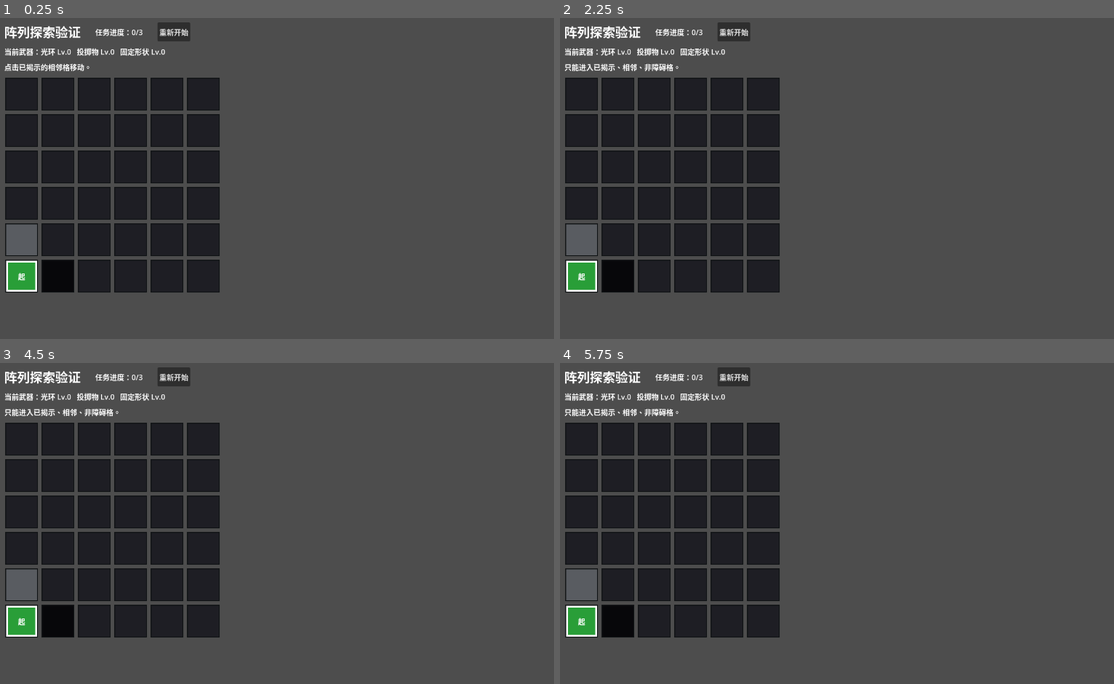
Above: before the commit, frames 1-4 (two rows, left to right).
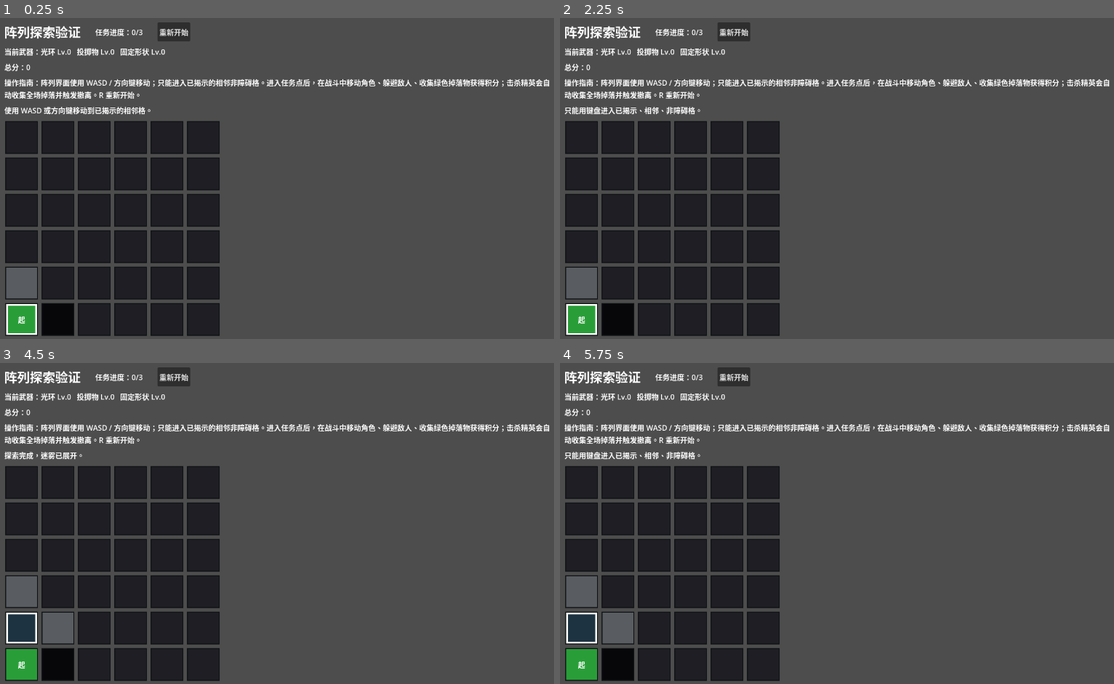
Above: after the commit, the same moments.

Repository: Ri0n72Y/tv-survivor
Game: Godot game, scene res://scenes/main/Main.tscn
Same seed, same stepped clock (60 frames per second), same inputs: the game is played once before the commit and once after it.
Inputs (mouse positions are in pixels of both pictures, inside the frame that each line leads up to):
- Up to frame 1 (0.25 s): no input
- Up to frame 2 (2.25 s): click "重新开始" at 0.5 s; click "重新开始" at 1.25 s; tap Enter at 2 s; move the mouse to (582, 95) at 2.02 s; hold D from 2.03 s (still down); hold R from 2.03 s (still down); click (582, 95) at 2.17 s
- Up to frame 3 (4.5 s): tap Space at 2.75, 4.25 s; move the mouse to (55, 440) at 2.77 s; release D at 2.78 s; release R at 2.78 s; hold S 2.78-3.53 s; tap R at 2.85, 4.35 s; click (55, 440) at 2.92 s; tap Enter at 3.5 s; move the mouse to (94, 440) at 3.52 s; hold D 3.53-4.28 s; hold R 3.53-4.28 s; click (94, 440) at 3.67 s; move the mouse to (132, 440) at 4.27 s; hold W from 4.28 s (still down); click (132, 440) at 4.42 s
- Up to frame 4 (5.75 s): tap Enter at 5 s; move the mouse to (726, 440) at 5.02 s; release W at 5.03 s; hold A from 5.03 s (still down); hold R from 5.03 s (still down); click (726, 440) at 5.17 s

The runs differ from the first frame. In frame 1, 15% of the frame differs, in the area x 0-100%, y 14-100%; in frame 2, 15%; in frame 3, 14%; in frame 4, 14%.

Commit message:
Tie battle difficulty to weapon levels and add guide

Diff:
--- a/scenes/battle/BattleScene.gd
+++ b/scenes/battle/BattleScene.gd
@@ -8,6 +8,7 @@
 const PLAYER_SCENE := preload("res://scenes/battle/PlayerAvatar.tscn")
 const HUD_SCENE := preload("res://scenes/ui/BattleHud.tscn")
 const WEAPON_MANAGER_SCENE := preload("res://scenes/weapons/WeaponManager.tscn")
+const COLLECTIBLE_DROP_SCENE := preload("res://scenes/battle/CollectibleDrop.gd")
 
 var signal_center := Vector2(640, 360)
 var player: PlayerAvatar
@@ -16,13 +17,19 @@
 var spawner: EnemySpawner
 var weapon_manager: WeaponManager
 var enemies: Array = []
-var remaining_time := Constants.BATTLE_DURATION
+var drops: Array = []
+var task_time_left := Constants.TASK_DURATION
+var extraction_time_left := Constants.EXTRACTION_COUNTDOWN
+var extraction_active := false
 var finished := false
+var difficulty_level := 0
 
 func _ready() -> void:
 	_build_scene()
 	sync_controller.setup(RunState.next_battle_initial_sync)
+	_update_difficulty()
 	spawner.start()
+	_update_hud()
 
 func _process(delta: float) -> void:
 	if finished:
@@ -34,13 +41,19 @@
 		# Debug-only escape hatch for fast editor iteration; not part of formal win/loss flow.
 		_finish(false)
 		return
-	remaining_time = maxf(0.0, remaining_time - delta)
 	_update_sync(delta)
+	if extraction_active:
+		extraction_time_left = maxf(0.0, extraction_time_left - delta)
+		if extraction_time_left <= 0.0:
+			_finish(true)
+	else:
+		task_time_left = maxf(0.0, task_time_left - delta)
+		_update_difficulty()
+		if task_time_left <= 0.0:
+			_start_extraction()
 	_update_hud()
 	if sync_controller.sync_rate <= 0.0:
 		_finish(false)
-	elif remaining_time <= 0.0:
-		_finish(true)
 
 func _build_scene() -> void:
 	var background := ColorRect.new()
@@ -64,6 +77,18 @@
 	hud = HUD_SCENE.instantiate()
 	add_child(hud)
 
+func _update_difficulty() -> void:
+	var elapsed := Constants.TASK_DURATION - task_time_left
+	var time_level := int(floor(elapsed / Constants.DIFFICULTY_STEP_SECONDS))
+	var weapon_level_sum := _get_weapon_level_sum()
+	var next_level := time_level + weapon_level_sum
+	if next_level != difficulty_level:
+		difficulty_level = next_level
+		spawner.set_difficulty(difficulty_level)
+
+func _get_weapon_level_sum() -> int:
+	return int(RunState.weapons["aura"]) + int(RunState.weapons["projectile"]) + int(RunState.weapons["shape"])
+
 func _update_sync(delta: float) -> void:
 	var distance := player.global_position.distance_to(signal_center)
 	sync_controller.update(delta, distance)
@@ -78,8 +103,9 @@
 		if is_instance_valid(enemy) and enemy is EliteEnemy:
 			elite_ratio = enemy.get_hp_ratio()
 			break
+	var phase_text := "撤离倒计时：%.1f" % extraction_time_left if extraction_active else "任务剩余：%.1f  难度：%d（武器等级和：%d）" % [task_time_left, difficulty_level, _get_weapon_level_sum()]
 	if hud.has_method("update_hud"):
-		hud.update_hud(sync_controller.sync_rate, sync_controller.signal_text, remaining_time, RunState.weapons, elite_ratio)
+		hud.update_hud(sync_controller.sync_rate, sync_controller.signal_text, phase_text, RunState.weapons, elite_ratio, RunState.total_score)
 
 func _on_enemy_spawned(enemy: Node) -> void:
 	enemies.append(enemy)
@@ -87,7 +113,37 @@
 	enemy.damaged_player.connect(_on_player_damaged)
 
 func _on_enemy_died(enemy: Node) -> void:
+	var is_elite := enemy is EliteEnemy
+	RunState.total_score += Constants.SCORE_ELITE_KILL if is_elite else Constants.SCORE_SMALL_KILL
+	_spawn_drop(enemy.global_position, Constants.SCORE_ELITE_DROP if is_elite else Constants.SCORE_SMALL_DROP)
 	enemies.erase(enemy)
+	if is_elite:
+		_collect_all_drops()
+		_start_extraction()
+
+func _spawn_drop(drop_position: Vector2, points: int) -> void:
+	var drop := COLLECTIBLE_DROP_SCENE.new()
+	drop.global_position = drop_position
+	add_child(drop)
+	drop.setup(points, player)
+	drop.collected.connect(_on_drop_collected)
+	drops.append(drop)
+
+func _on_drop_collected(drop: Node, points: int) -> void:
+	drops.erase(drop)
+	RunState.total_score += points
+
+func _collect_all_drops() -> void:
+	for drop in drops.duplicate():
+		if is_instance_valid(drop) and drop.has_method("collect"):
+			drop.collect()
+
+func _start_extraction() -> void:
+	if extraction_active:
+		return
+	extraction_active = true
+	extraction_time_left = Constants.EXTRACTION_COUNTDOWN
+	spawner.stop()
 
 func _on_player_damaged(amount: float) -> void:
 	sync_controller.apply_damage(amount)
--- /dev/null
+++ b/scenes/battle/CollectibleDrop.gd
@@ -0,0 +1,32 @@
+extends Node2D
+class_name CollectibleDrop
+
+signal collected(drop: Node, points: int)
+
+const Constants = preload("res://scripts/core/Constants.gd")
+
+var points := 0
+var player: Node2D
+var radius := 8.0
+var pulse_time := 0.0
+
+func setup(drop_points: int, target_player: Node2D) -> void:
+	points = drop_points
+	player = target_player
+
+func _process(delta: float) -> void:
+	pulse_time += delta
+	if is_instance_valid(player) and global_position.distance_to(player.global_position) <= Constants.COLLECTIBLE_PICKUP_RADIUS:
+		collect()
+	queue_redraw()
+
+func collect() -> void:
+	if not is_inside_tree():
+		return
+	collected.emit(self, points)
+	queue_free()
+
+func _draw() -> void:
+	var pulse := 1.0 + sin(pulse_time * 6.0) * 0.18
+	draw_circle(Vector2.ZERO, radius * pulse, Color(0.2, 0.95, 0.55))
+	draw_arc(Vector2.ZERO, (radius + 4.0) * pulse, 0.0, TAU, 28, Color(0.85, 1.0, 0.45), 2.0)
--- a/scenes/enemies/EliteEnemy.gd
+++ b/scenes/enemies/EliteEnemy.gd
@@ -26,6 +26,14 @@
 			damaged_player.emit(damage)
 	queue_redraw()
 
+func apply_difficulty(level: int) -> void:
+	var safe_level := maxi(0, level)
+	var hp_multiplier := 1.0 + float(safe_level) * Constants.ENEMY_DIFFICULTY_HP_MULTIPLIER
+	var speed_multiplier := 1.0 + float(safe_level) * Constants.ENEMY_DIFFICULTY_SPEED_MULTIPLIER
+	max_hp *= hp_multiplier
+	hp = max_hp
+	speed *= speed_multiplier
+
 func take_damage(amount: float) -> void:
 	hp -= amount
 	if hp <= 0.0:
--- a/scenes/enemies/SmallEnemy.gd
+++ b/scenes/enemies/SmallEnemy.gd
@@ -26,6 +26,14 @@
 			damaged_player.emit(damage)
 	queue_redraw()
 
+func apply_difficulty(level: int) -> void:
+	var safe_level := maxi(0, level)
+	var hp_multiplier := 1.0 + float(safe_level) * Constants.ENEMY_DIFFICULTY_HP_MULTIPLIER
+	var speed_multiplier := 1.0 + float(safe_level) * Constants.ENEMY_DIFFICULTY_SPEED_MULTIPLIER
+	max_hp *= hp_multiplier
+	hp = max_hp
+	speed *= speed_multiplier
+
 func take_damage(amount: float) -> void:
 	hp -= amount
 	if hp <= 0.0:
--- a/scenes/grid/GridCellView.gd
+++ b/scenes/grid/GridCellView.gd
@@ -1,6 +1,4 @@
 extends Control
-
-signal cell_clicked(cell_pos: Vector2i)
 
 var cell_data: Dictionary = {}
 var cell_pos: Vector2i = Vector2i.ZERO
@@ -8,7 +6,7 @@
 var mark_label: Label
 
 func _ready() -> void:
-	mouse_filter = Control.MOUSE_FILTER_STOP
+	mouse_filter = Control.MOUSE_FILTER_IGNORE
 	mark_label = Label.new()
 	mark_label.horizontal_alignment = HORIZONTAL_ALIGNMENT_CENTER
 	mark_label.vertical_alignment = VERTICAL_ALIGNMENT_CENTER
@@ -22,10 +20,6 @@
 	is_player_here = player_here
 	_update_label()
 	queue_redraw()
-
-func _gui_input(event: InputEvent) -> void:
-	if event is InputEventMouseButton and event.pressed and event.button_index == MOUSE_BUTTON_LEFT:
-		cell_clicked.emit(cell_pos)
 
 func _draw() -> void:
 	var rect := Rect2(Vector2.ZERO, size)
--- a/scenes/grid/GridScene.gd
+++ b/scenes/grid/GridScene.gd
@@ -9,6 +9,8 @@
 var title_label: Label
 var progress_label: Label
 var weapon_label: Label
+var score_label: Label
+var guide_label: Label
 var message_label: Label
 var grid_container: GridContainer
 var victory_panel: Panel
@@ -75,8 +77,16 @@
 	weapon_label = Label.new()
 	root.add_child(weapon_label)
 
+	score_label = Label.new()
+	root.add_child(score_label)
+
+	guide_label = Label.new()
+	guide_label.autowrap_mode = TextServer.AUTOWRAP_WORD_SMART
+	guide_label.text = "操作指南：阵列界面使用 WASD / 方向键移动；只能进入已揭示的相邻非障碍格。进入任务点后，在战斗中移动角色、躲避敌人、收集绿色掉落物获得积分；击杀精英会自动收集全场掉落并触发撤离。R 重新开始。"
+	root.add_child(guide_label)
+
 	message_label = Label.new()
-	message_label.text = "点击已揭示的相邻格移动。"
+	message_label.text = "使用 WASD 或方向键移动到已揭示的相邻格。"
 	root.add_child(message_label)
 
 	grid_container = GridContainer.new()
@@ -117,6 +127,7 @@
 func _refresh_labels() -> void:
 	progress_label.text = "任务进度：%d/%d" % [RunState.completed_tasks, RunState.total_tasks]
 	weapon_label.text = "当前武器：光环 Lv.%d   投掷物 Lv.%d   固定形状 Lv.%d" % [RunState.weapons["aura"], RunState.weapons["projectile"], RunState.weapons["shape"]]
+	score_label.text = "总分：%d" % RunState.total_score
 
 func _refresh_grid() -> void:
 	for child in grid_container.get_children():
@@ -127,7 +138,6 @@
 			var pos := Vector2i(x, y)
 			var view := CELL_SCENE.instantiate()
 			grid_container.add_child(view)
-			view.cell_clicked.connect(_on_cell_clicked)
 			view.setup(RunState.grid_data[y][x], pos, pos == RunState.player_grid_pos)
 			cells.append(view)
 
@@ -139,11 +149,31 @@
 		var detail := victory_panel.get_node("VictoryBox/VictoryDetail") as Label
 		detail.text = "你完成了 3 个任务点。构筑：光环 Lv.%d / 投掷物 Lv.%d / 固定形状 Lv.%d" % [RunState.weapons["aura"], RunState.weapons["projectile"], RunState.weapons["shape"]]
 
-func _on_cell_clicked(pos: Vector2i) -> void:
+func _input(event: InputEvent) -> void:
 	if RunState.completed_tasks >= RunState.total_tasks:
 		return
+	if not (event is InputEventKey) or not event.pressed or event.echo:
+		return
+	var direction := Vector2i.ZERO
+	match event.keycode:
+		KEY_W, KEY_UP:
+			direction = Vector2i.UP
+		KEY_S, KEY_DOWN:
+			direction = Vector2i.DOWN
+		KEY_A, KEY_LEFT:
+			direction = Vector2i.LEFT
+		KEY_D, KEY_RIGHT:
+			direction = Vector2i.RIGHT
+		_:
+			return
+	get_viewport().set_input_as_handled()
+	_try_enter_cell(RunState.player_grid_pos + direction)
+
+func _try_enter_cell(pos: Vector2i) -> void:
+	if RunState.completed_tasks >= RunState.total_tasks:
+		return
 	if not _can_enter(pos):
-		message_label.text = "只能进入已揭示、相邻、非障碍格。"
+		message_label.text = "只能用键盘进入已揭示、相邻、非障碍格。"
 		return
 	RunState.previous_grid_pos = RunState.player_grid_pos
 	RunState.player_grid_pos = pos
--- a/scenes/ui/BattleHud.gd
+++ b/scenes/ui/BattleHud.gd
@@ -4,14 +4,16 @@
 var sync_label: Label
 var signal_label: Label
 var time_label: Label
+var score_label: Label
 var weapon_label: Label
 var elite_bar: ProgressBar
 var elite_label: Label
+var guide_label: Label
 
 func _ready() -> void:
 	var panel := Panel.new()
 	panel.position = Vector2(24, 18)
-	panel.size = Vector2(420, 170)
+	panel.size = Vector2(470, 230)
 	add_child(panel)
 	var box := VBoxContainer.new()
 	box.set_anchors_and_offsets_preset(Control.PRESET_FULL_RECT)
@@ -20,6 +22,8 @@
 	box.offset_right = -12
 	box.offset_bottom = -10
 	panel.add_child(box)
+	score_label = Label.new()
+	box.add_child(score_label)
 	sync_label = Label.new()
 	box.add_child(sync_label)
 	sync_bar = ProgressBar.new()
@@ -31,6 +35,10 @@
 	box.add_child(time_label)
 	weapon_label = Label.new()
 	box.add_child(weapon_label)
+	guide_label = Label.new()
+	guide_label.autowrap_mode = TextServer.AUTOWRAP_WORD_SMART
+	guide_label.text = "指南：WASD / 方向键移动；保持同步率，拾取绿色掉落加分；30 秒后撤离，击杀精英会自动收集并提前撤离。"
+	box.add_child(guide_label)
 	elite_label = Label.new()
 	elite_label.text = "精英血量"
 	elite_label.visible = false
@@ -40,7 +48,8 @@
 	elite_bar.visible = false
 	box.add_child(elite_bar)
 
-func update_hud(sync_rate: float, signal_text: String, remaining_time: float, weapons: Dictionary, elite_ratio: float) -> void:
+func update_hud(sync_rate: float, signal_text: String, phase_text: String, weapons: Dictionary, elite_ratio: float, total_score: int) -> void:
+	score_label.text = "总分：%d" % total_score
 	sync_bar.value = sync_rate
 	sync_label.text = "同步率：%.0f / 100" % sync_rate
 	signal_label.text = signal_text
@@ -50,7 +59,7 @@
 		signal_label.add_theme_color_override("font_color", Color(1.0, 0.25, 0.2))
 	else:
 		signal_label.add_theme_color_override("font_color", Color.WHITE)
-	time_label.text = "剩余时间：%.1f" % remaining_time
+	time_label.text = phase_text
 	weapon_label.text = "光环 Lv.%d  投掷物 Lv.%d  固定形状 Lv.%d" % [weapons["aura"], weapons["projectile"], weapons["shape"]]
 	var has_elite := elite_ratio >= 0.0
 	elite_label.visible = has_elite
--- a/scripts/battle/EnemySpawner.gd
+++ b/scripts/battle/EnemySpawner.gd
@@ -16,6 +16,7 @@
 var elite_spawned := false
 var running := false
 var rng := RandomNumberGenerator.new()
+var difficulty_level := 0
 
 func setup(target_player: Node2D, parent: Node, signal_center: Vector2, signal_radius: float) -> void:
 	player = target_player
@@ -33,12 +34,16 @@
 func stop() -> void:
 	running = false
 
+func set_difficulty(level: int) -> void:
+	difficulty_level = maxi(0, level)
+
 func _process(delta: float) -> void:
 	if not running:
 		return
 	elapsed += delta
 	small_timer += delta
-	if small_timer >= Constants.SMALL_ENEMY_SPAWN_INTERVAL:
+	var spawn_interval: float = maxf(Constants.SMALL_ENEMY_MIN_SPAWN_INTERVAL, Constants.SMALL_ENEMY_SPAWN_INTERVAL - float(difficulty_level) * 0.15)
+	if small_timer >= spawn_interval:
 		small_timer = 0.0
 		_spawn(SMALL_ENEMY_SCENE)
 	if not elite_spawned and elapsed >= Constants.ELITE_SPAWN_TIME:
@@ -53,4 +58,6 @@
 	enemy.global_position = center + Vector2(cos(angle), sin(angle)) * radius
 	spawn_parent.add_child(enemy)
 	enemy.setup(player)
+	if enemy.has_method("apply_difficulty"):
+		enemy.apply_difficulty(difficulty_level)
 	enemy_spawned.emit(enemy)
--- a/scripts/core/Constants.gd
+++ b/scripts/core/Constants.gd
@@ -8,7 +8,9 @@
 const CHEST_COUNT := 3
 const OBSTACLE_COUNT := 7
 
-const BATTLE_DURATION := 90.0
+const TASK_DURATION := 30.0
+const EXTRACTION_COUNTDOWN := 3.0
+const DIFFICULTY_STEP_SECONDS := 10.0
 
 const SIGNAL_RADIUS := 300.0
 const SIGNAL_STABLE_RATIO := 0.6
@@ -26,12 +28,15 @@
 const SMALL_ENEMY_SPEED := 55.0
 const SMALL_ENEMY_DAMAGE := 5.0
 const SMALL_ENEMY_SPAWN_INTERVAL := 1.0
+const SMALL_ENEMY_MIN_SPAWN_INTERVAL := 0.35
+const ENEMY_DIFFICULTY_HP_MULTIPLIER := 0.18
+const ENEMY_DIFFICULTY_SPEED_MULTIPLIER := 0.10
 const ENEMY_CONTACT_COOLDOWN := 0.7
 
 const ELITE_HP := 300.0
 const ELITE_SPEED := 35.0
 const ELITE_DAMAGE := 15.0
-const ELITE_SPAWN_TIME := 45.0
+const ELITE_SPAWN_TIME := 20.0
 
 const AURA_RADIUS_LV := [0.0, 80.0, 100.0, 120.0]
 const AURA_DAMAGE_LV := [0.0, 3.0, 4.0, 5.0]
@@ -45,3 +50,9 @@
 const SHAPE_DAMAGE_LV := [0.0, 20.0, 28.0, 36.0]
 const SHAPE_COOLDOWN_LV := [0.0, 2.0, 1.8, 1.6]
 const SHAPE_DURATION := 0.4
+
+const SCORE_SMALL_KILL := 10
+const SCORE_ELITE_KILL := 100
+const SCORE_SMALL_DROP := 25
+const SCORE_ELITE_DROP := 150
+const COLLECTIBLE_PICKUP_RADIUS := 24.0
--- a/scripts/core/RunState.gd
+++ b/scripts/core/RunState.gd
@@ -11,6 +11,7 @@
 var total_tasks: int = 3
 
 var next_battle_initial_sync: float = 100.0
+var total_score: int = 0
 
 var weapons := {
 	"aura": 0,
@@ -24,6 +25,7 @@
 	completed_tasks = 0
 	total_tasks = 3
 	next_battle_initial_sync = 100.0
+	total_score = 0
 	weapons = {
 		"aura": 0,
 		"projectile": 0,
Not shown, added: docs/user_guide.md
